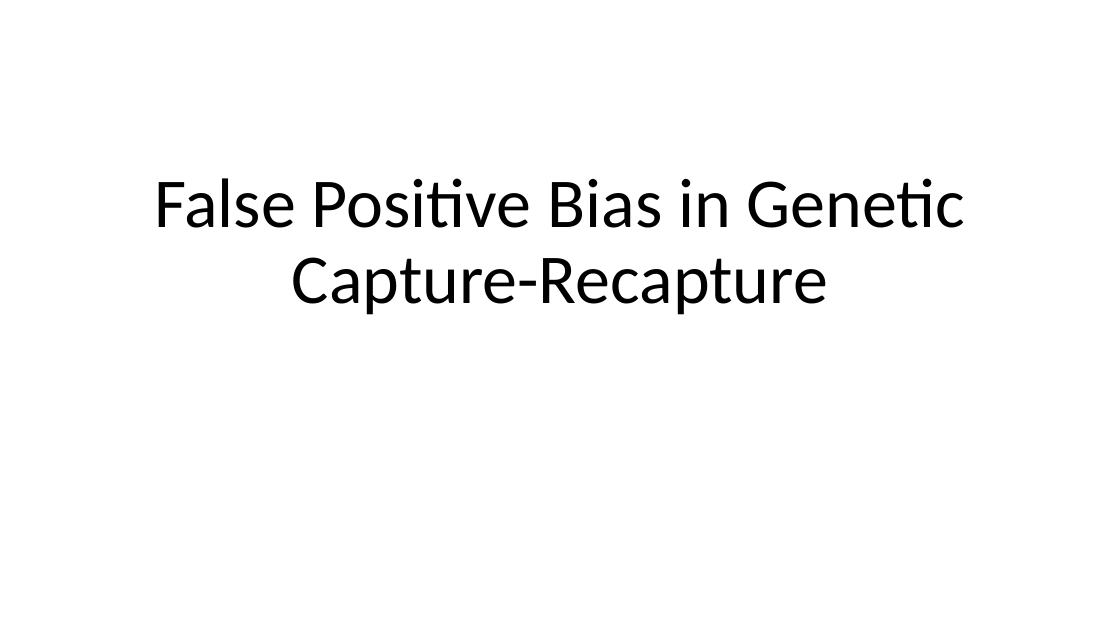
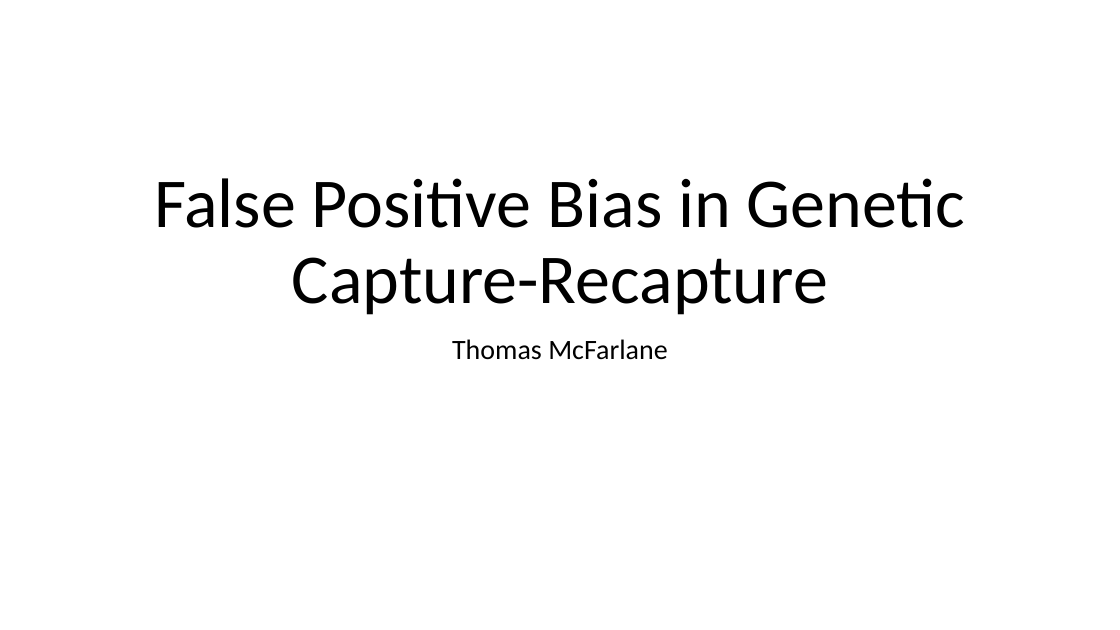
Before and after one commit to thomasmcf/dissertation, a slide deck: slide 1 of presentation.pptx. Drawn at 1120x630 pixels with LibreOffice and Linux fonts; fonts in the diff are those of the drawing. Boxes give left, top, right and bottom in pixels: in the first picture for what was removed or moved away, otherwise in the second. Text is boxed around its words. In the diff, an @@ line names an element or a change of style, - is before the commit and + after.

```diff
--- a/presentation.pptx
+++ b/presentation.pptx
@@ subtitle added at <box>452,339,667,360</box>, 24 pt, text #000000 @@
+Thomas McFarlane
```
Also in this commit, not shown: 3 other slides changed, 7 slides added, 5 slides removed.
